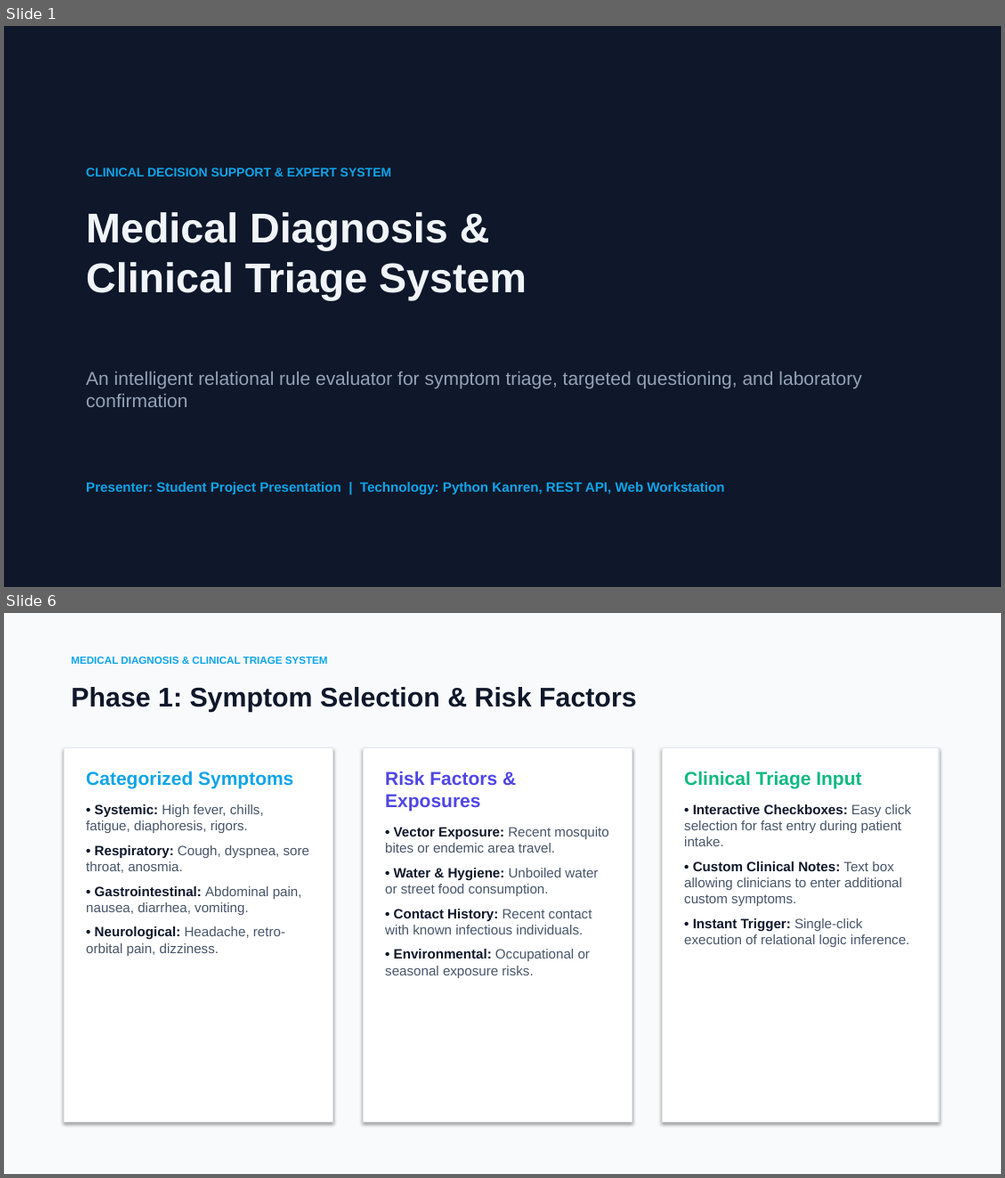
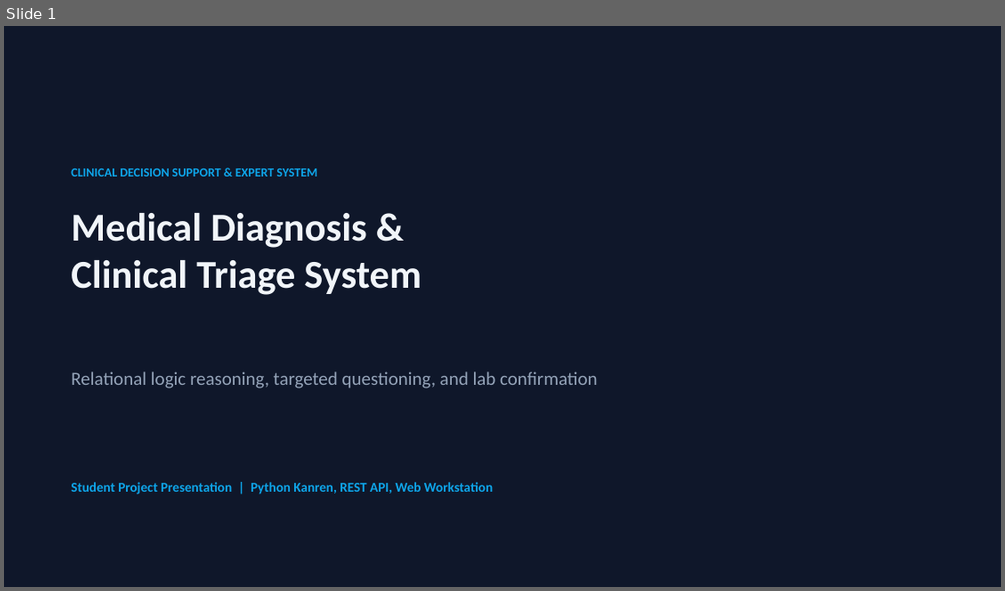
Before and after one commit to wmmandela/medical_diagnosis, a slide deck: presentation/Medical_Diagnosis_System_Presentation.pptx. Shown one above the other, each under a label of ours: slides 1 and 6 before the commit, slide 1 after it; the slides between them are not shown. The pictures are 1005x1178 and 1005x591 pixels, drawn with LibreOffice and Linux fonts; fonts in the diff are those of the drawing. Boxes give left, top, right and bottom in pixels: in the first picture for what was removed or moved away, otherwise in the second. Text is boxed around its words. In the diff, an @@ line names an element or a change of style, - is before the commit and + after.

Commit message:
docs: enrich presentation slides with live application UI screenshots, colors, and interactive controls

```diff
--- a/presentation/Medical_Diagnosis_System_Presentation.pptx
+++ b/presentation/Medical_Diagnosis_System_Presentation.pptx
@@ slide 6 removed at (4,613,1001,1174), background #F8FAFC @@
@@ text removed at (71,657,328,664) @@
-MEDICAL DIAGNOSIS & CLINICAL TRIAGE SYSTEM
@@ text removed at (71,687,637,712) @@
-Phase 1: Symptom Selection & Risk Factors
@@ rectangle removed at (64,747,333,1121) @@
@@ text removed at (86,771,309,956) @@
-Categorized Symptoms
-• Systemic: High fever, chills, fatigue, diaphoresis, rigors.
-• Respiratory: Cough, dyspnea, sore throat, anosmia.
-• Gastrointestinal: Abdominal pain, nausea, diarrhea, vomiting.
-• Neurological: Headache, retro-orbital pain, dizziness.
@@ rectangle removed at (363,747,632,1121) @@
@@ text removed at (385,771,608,978) @@
-Risk Factors & Exposures
-• Vector Exposure: Recent mosquito bites or endemic area travel.
-• Water & Hygiene: Unboiled water or street food consumption.
-• Contact History: Recent contact with known infectious individuals.
-• Environmental: Occupational or seasonal exposure risks.
@@ rectangle removed at (662,747,938,1121) @@
@@ text removed at (684,771,911,947) @@
-Clinical Triage Input
-• Interactive Checkboxes: Easy click selection for fast entry during patient intake.
-• Custom Clinical Notes: Text box allowing clinicians to enter additional custom symptoms.
-• Instant Trigger: Single-click execution of relational logic inference.
@@ slide 1 changed as well @@
@@ text "CLINICAL DECISION SUPPORT & EXPERT ...": place and size @@
-text "CLINICAL DECISION SUPPORT & EXPERT ..." at (86,168,391,176)
+text "CLINICAL DECISION SUPPORT & EXPERT ..." at (71,168,317,176)
@@ text "CLINICAL DECISION SUPPORT & EXPERT ..." at (71,168,317,176): font Arial to Calibri @@
@@ text "Medical Diagnosis & Clinical Triage ...": place and size @@
-text "Medical Diagnosis & Clinical Triage ..." at (86,212,526,301)
+text "Medical Diagnosis & Clinical Triage ..." at (71,213,421,295)
@@ text "Medical Diagnosis & Clinical Triage ..." at (71,213,421,295): size 40 to 38 pt, font Arial to Calibri @@
@@ text at (71,371,598,388): text changed; font Arial to Calibri @@
-An intelligent relational rule evaluator for symptom triage, targeted questioning, and laboratory confirmation
+Relational logic reasoning, targeted questioning, and lab confirmation
@@ text at (71,482,493,494): text changed; font Arial to Calibri @@
-Presenter: Student Project Presentation | Technology: Python Kanren, REST API, Web Workstation
+Student Project Presentation | Python Kanren, REST API, Web Workstation
```
Also in this commit, not shown: 3 other slides changed, 2 slides added, 6 other slides removed, 1 other file.
